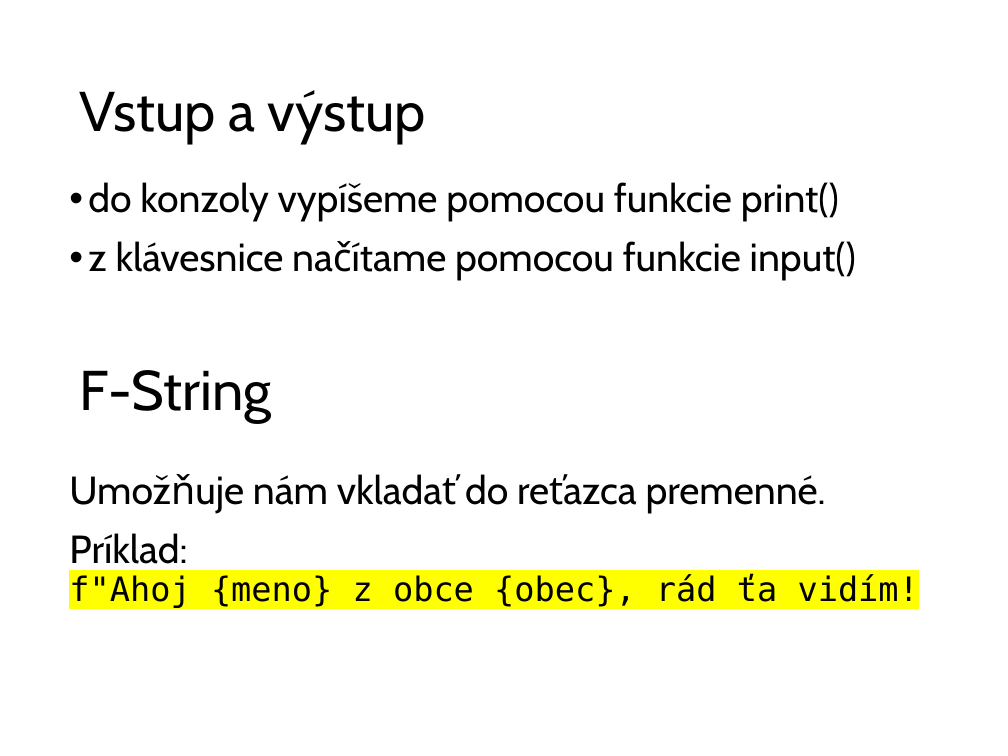
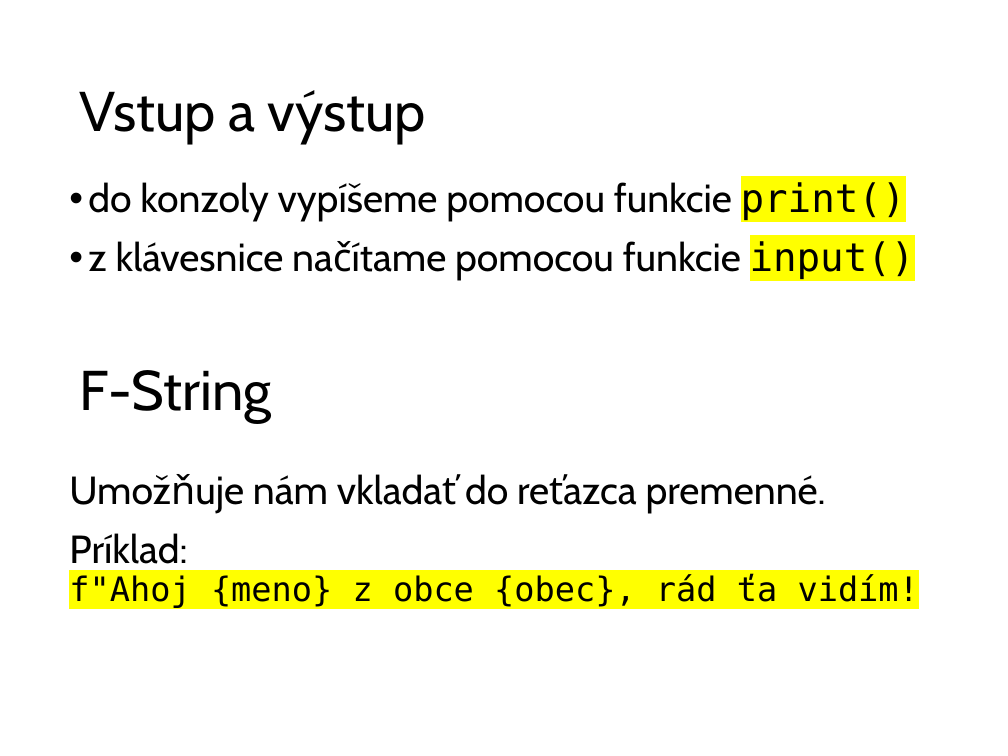
Before and after one commit to wagjo/oop, a slide deck: slide 11 of prezentacie/p01.pptx. Drawn at 1008x756 pixels with LibreOffice and Linux fonts; fonts in the diff are those of the drawing. Boxes give left, top, right and bottom in pixels: in the first picture for what was removed or moved away, otherwise in the second. Text is boxed around its words. In the diff, an @@ line names an element or a change of style, - is before the commit and + after.

```diff
--- a/prezentacie/p01.pptx
+++ b/prezentacie/p01.pptx
@@ text "do konzoly vypíšeme pomocou funkcie ..." at box(88, 182, 915, 281): font Cabin to DejaVu Sans Mono, highlight none to #FFFF00 in "print()", "input()" @@
```
Also in this commit, not shown: 1 other slide changed, 5 other files.
